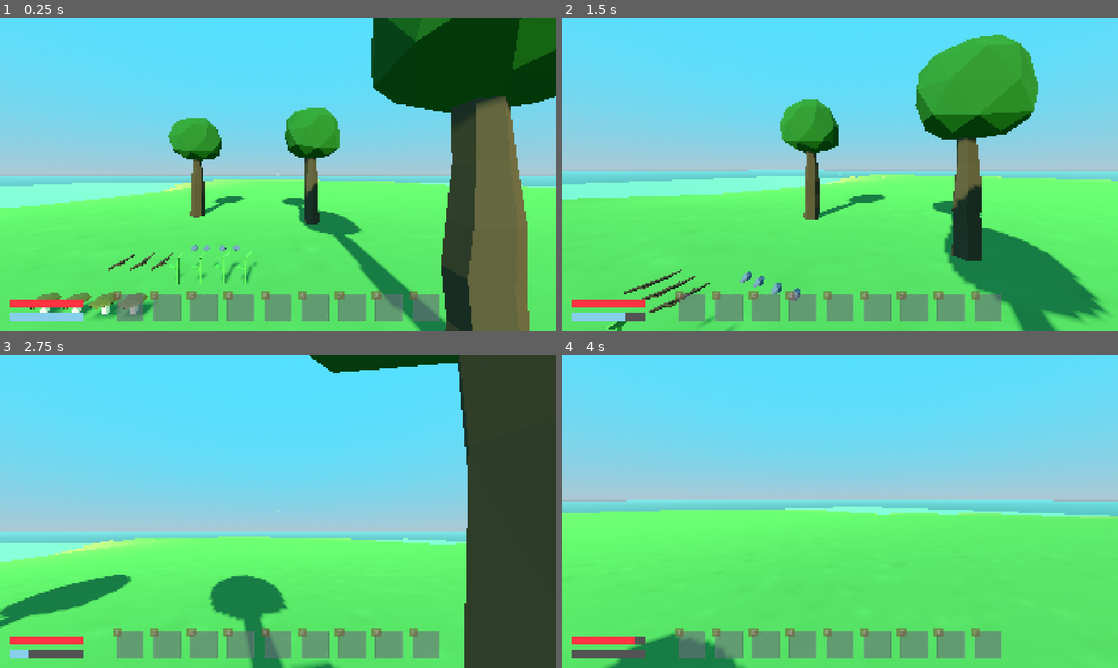
Above: before the commit, frames 1-4 (two rows, left to right).
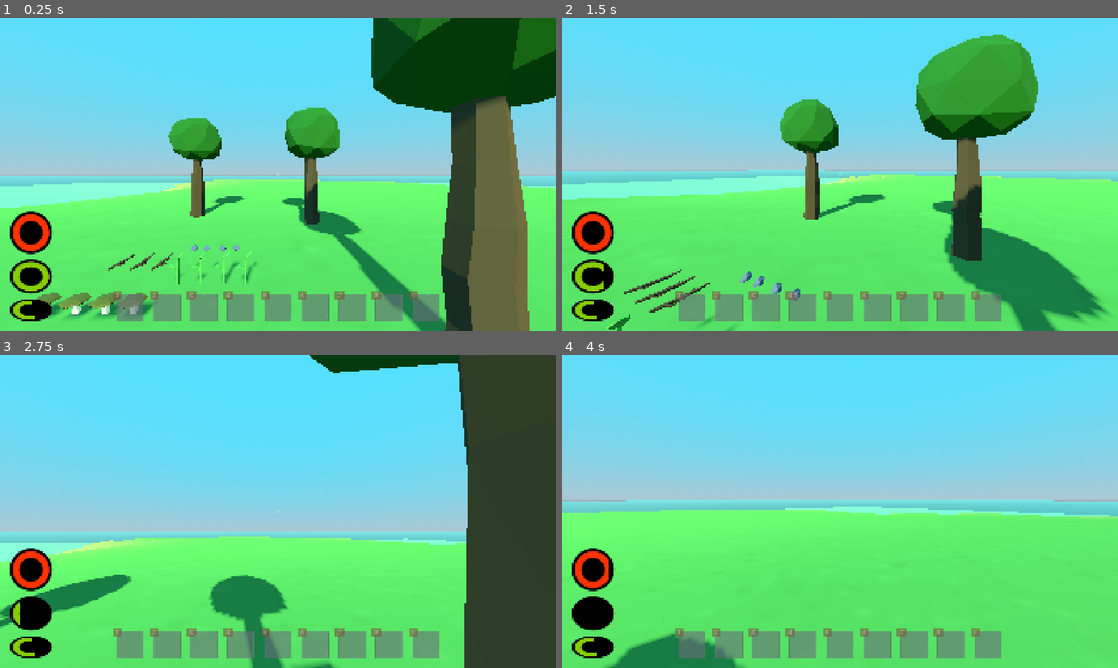
Above: after the commit, the same moments.

Repository: YumiNoona/Survival
Game: Godot game, scene res://Scenes/Core/Main.tscn
Same seed, same stepped clock (60 frames per second), same inputs: the game is played once before the commit and once after it.
Inputs (mouse positions are in pixels of both pictures, inside the frame that each line leads up to):
- Up to frame 1 (0.25 s): no input
- Up to frame 2 (1.5 s): tap Enter at 0.5 s; move the mouse to (867, 174) at 0.52 s; hold W (MoveForward) from 0.53 s (still down); tap E (Interact) at 0.6 s; click (867, 174) at 0.67 s; tap Space (Jump) at 0.77 s; move the mouse to (812, 174) at 1.27 s; tap 1 (ItemHotKeys) at 1.35 s
- Up to frame 3 (2.75 s): keep holding W (MoveForward); tap Space (Jump) at 1.52 s; move the mouse to (289, 505) at 2.02 s; hold Shift (Sprint) from 2.03 s (still down)
- Up to frame 4 (4 s): keep holding W (MoveForward); move the mouse to (834, 517) at 2.77 s; release Shift (Sprint) at 2.78 s; click (834, 517) at 2.85 s; tap Space (Jump) at 3.02, 3.77 s; move the mouse to (878, 514) at 3.52 s; tap E (Interact) at 3.6 s

The runs differ from the first frame. In frame 1, 2.3% of the frame differs, in the area x 1-15%, y 61-97%; in frame 2, 2.3%; in frame 3, 2.3%; in frame 4, 2.3%.

Commit message:
Added Radial Vitality UI

Diff:
--- a/Scenes/UI/HUD.tscn
+++ b/Scenes/UI/HUD.tscn
@@ -1,10 +1,69 @@
-[gd_scene load_steps=6 format=3 uid="uid://byisrhqlg3hk8"]
+[gd_scene load_steps=17 format=3 uid="uid://byisrhqlg3hk8"]
 
 [ext_resource type="Texture2D" uid="uid://c4bs4a3pg2wl7" path="res://Assets/Textures/UI/Circle.png" id="1_omqfp"]
 [ext_resource type="PackedScene" uid="uid://chvj1wn5160gv" path="res://Scenes/UI/HotBarSlot.tscn" id="2_qc5w2"]
 [ext_resource type="Script" uid="uid://myy1v1wbtquk" path="res://Scripts/Inventory/HotBarUI.gd" id="2_xaom8"]
-[ext_resource type="Texture2D" uid="uid://c8w2ar8dq3ktt" path="res://Assets/Textures/UI/Square.png" id="4_4bm6u"]
 [ext_resource type="Script" uid="uid://bm02vdwg4l7x8" path="res://Scripts/Vitality/PlayerStatsContainer.gd" id="4_ykvyr"]
+
+[sub_resource type="Gradient" id="Gradient_4bm6u"]
+offsets = PackedFloat32Array(0, 0.6903846, 0.71153843, 1)
+colors = PackedColorArray(0, 0, 0, 1, 0, 0, 0, 1, 0.74509805, 0.74509805, 0.74509805, 0, 1, 1, 1, 0)
+
+[sub_resource type="GradientTexture2D" id="GradientTexture2D_ykvyr"]
+gradient = SubResource("Gradient_4bm6u")
+fill = 1
+fill_from = Vector2(0.5, 0.5)
+metadata/_snap_enabled = true
+
+[sub_resource type="Gradient" id="Gradient_1ree7"]
+offsets = PackedFloat32Array(0, 0.38076922, 0.39615384, 0.6, 0.61346155, 1)
+colors = PackedColorArray(1, 1, 0, 0, 1, 1, 0, 0, 1, 1, 0, 1, 1, 1, 0, 1, 0.74509805, 0.74509805, 0.74509805, 0, 1, 1, 1, 0)
+
+[sub_resource type="GradientTexture2D" id="GradientTexture2D_d2sja"]
+gradient = SubResource("Gradient_1ree7")
+fill = 1
+fill_from = Vector2(0.5, 0.5)
+metadata/_snap_enabled = true
+
+[sub_resource type="Gradient" id="Gradient_i4i0y"]
+offsets = PackedFloat32Array(0, 0.6903846, 0.71153843, 1)
+colors = PackedColorArray(0, 0, 0, 1, 0, 0, 0, 1, 0.74509805, 0.74509805, 0.74509805, 0, 1, 1, 1, 0)
+
+[sub_resource type="GradientTexture2D" id="GradientTexture2D_yenib"]
+gradient = SubResource("Gradient_i4i0y")
+fill = 1
+fill_from = Vector2(0.5, 0.5)
+metadata/_snap_enabled = true
+
+[sub_resource type="Gradient" id="Gradient_pydgx"]
+offsets = PackedFloat32Array(0, 0.38076922, 0.39615384, 0.6, 0.61346155, 1)
+colors = PackedColorArray(1, 1, 0, 0, 1, 1, 0, 0, 1, 1, 0, 1, 1, 1, 0, 1, 0.74509805, 0.74509805, 0.74509805, 0, 1, 1, 1, 0)
+
+[sub_resource type="GradientTexture2D" id="GradientTexture2D_eebq5"]
+gradient = SubResource("Gradient_pydgx")
+fill = 1
+fill_from = Vector2(0.5, 0.5)
+metadata/_snap_enabled = true
+
+[sub_resource type="Gradient" id="Gradient_lelo4"]
+offsets = PackedFloat32Array(0, 0.6903846, 0.71153843, 1)
+colors = PackedColorArray(0, 0, 0, 1, 0, 0, 0, 1, 0.74509805, 0.74509805, 0.74509805, 0, 1, 1, 1, 0)
+
+[sub_resource type="GradientTexture2D" id="GradientTexture2D_1ree7"]
+gradient = SubResource("Gradient_lelo4")
+fill = 1
+fill_from = Vector2(0.5, 0.5)
+metadata/_snap_enabled = true
+
+[sub_resource type="Gradient" id="Gradient_ykvyr"]
+offsets = PackedFloat32Array(0, 0.38076922, 0.39615384, 0.6, 0.61346155, 1)
+colors = PackedColorArray(1, 1, 0, 0, 1, 1, 0, 0, 1, 1, 0, 1, 1, 1, 0, 1, 0.74509805, 0.74509805, 0.74509805, 0, 1, 1, 1, 0)
+
+[sub_resource type="GradientTexture2D" id="GradientTexture2D_lelo4"]
+gradient = SubResource("Gradient_ykvyr")
+fill = 1
+fill_from = Vector2(0.5, 0.5)
+metadata/_snap_enabled = true
 
 [node name="HUD" type="Control"]
 layout_mode = 3
@@ -85,23 +144,35 @@
 script = ExtResource("4_ykvyr")
 
 [node name="HealthBar" type="TextureProgressBar" parent="MarginContainer/PlayerStatsContainer"]
-custom_minimum_size = Vector2(256, 32)
+custom_minimum_size = Vector2(150, 150)
 layout_mode = 2
 step = 0.1
 value = 100.0
 nine_patch_stretch = true
-texture_under = ExtResource("4_4bm6u")
-texture_progress = ExtResource("4_4bm6u")
+texture_under = SubResource("GradientTexture2D_ykvyr")
+texture_progress = SubResource("GradientTexture2D_d2sja")
 tint_under = Color(0.3254902, 0.3254902, 0.3254902, 1)
 tint_progress = Color(1, 0.2, 0.25882354, 1)
 
 [node name="EnergyBar" type="TextureProgressBar" parent="MarginContainer/PlayerStatsContainer"]
-custom_minimum_size = Vector2(256, 32)
+custom_minimum_size = Vector2(120, 120)
 layout_mode = 2
 step = 0.1
 value = 100.0
 nine_patch_stretch = true
-texture_under = ExtResource("4_4bm6u")
-texture_progress = ExtResource("4_4bm6u")
+texture_under = SubResource("GradientTexture2D_yenib")
+texture_progress = SubResource("GradientTexture2D_eebq5")
 tint_under = Color(0.3254902, 0.3254902, 0.3254902, 1)
 tint_progress = Color(0.5294118, 0.80784315, 0.92156863, 1)
+
+[node name="Radial" type="TextureProgressBar" parent="MarginContainer/PlayerStatsContainer"]
+custom_minimum_size = Vector2(80, 80)
+layout_mode = 2
+step = 0.1
+value = 54.5
+fill_mode = 5
+nine_patch_stretch = true
+texture_under = SubResource("GradientTexture2D_1ree7")
+texture_progress = SubResource("GradientTexture2D_lelo4")
+tint_under = Color(0.3254902, 0.3254902, 0.3254902, 1)
+tint_progress = Color(0.5294118, 0.80784315, 0.92156863, 1)
